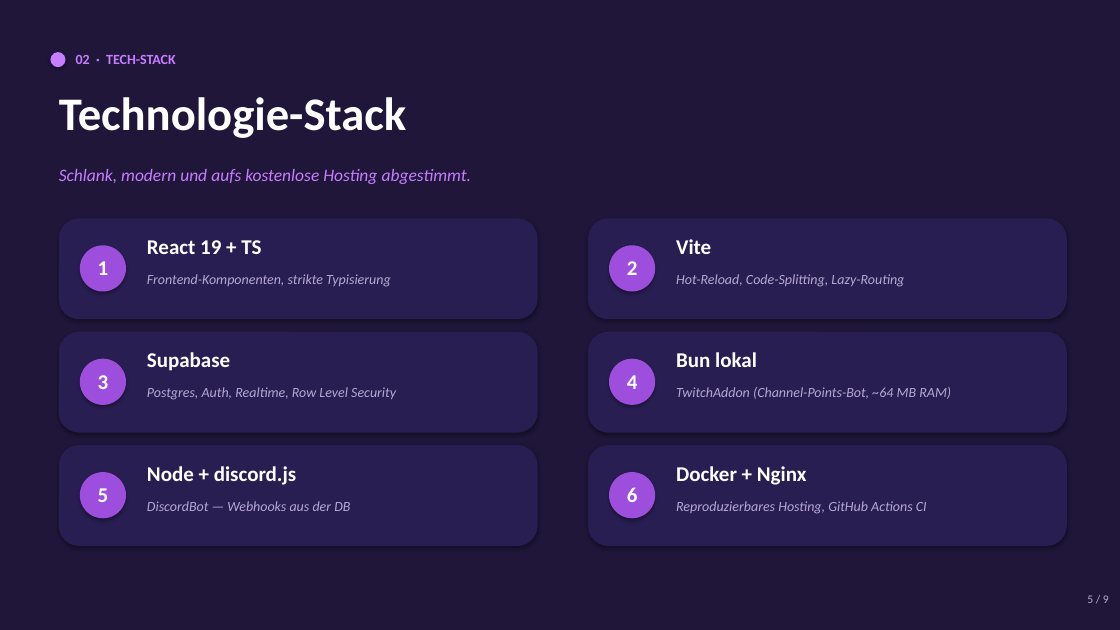
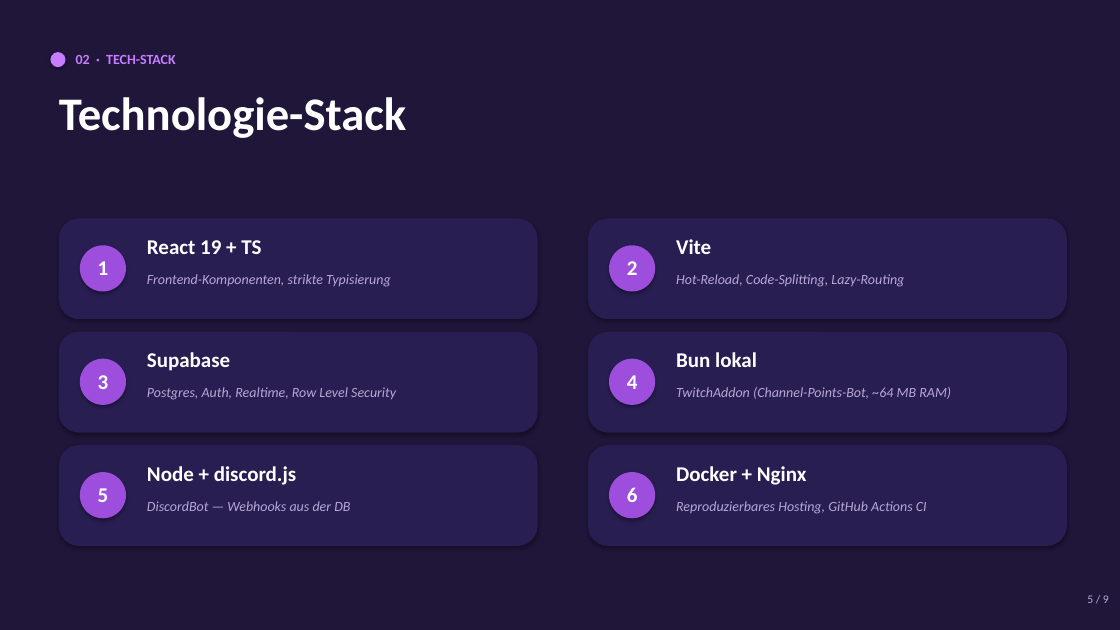
Before and after one commit to HD1920x1080Media/PTP4-landingpage-twitch, a slide deck: slide 5 of _doku/Praesentation_TwitchLandingpage_v3.pptx. Drawn at 1120x630 pixels with LibreOffice and Linux fonts; fonts in the diff are those of the drawing. Boxes give left, top, right and bottom in pixels: in the first picture for what was removed or moved away, otherwise in the second. Text is boxed around its words. In the diff, an @@ line names an element or a change of style, - is before the commit and + after.

Commit message:
chore: updated doku

```diff
--- a/_doku/Praesentation_TwitchLandingpage_v3.pptx
+++ b/_doku/Praesentation_TwitchLandingpage_v3.pptx
@@ text removed at bbox=[59, 169, 471, 184] @@
-Schlank, modern und aufs kostenlose Hosting abgestimmt.
```
